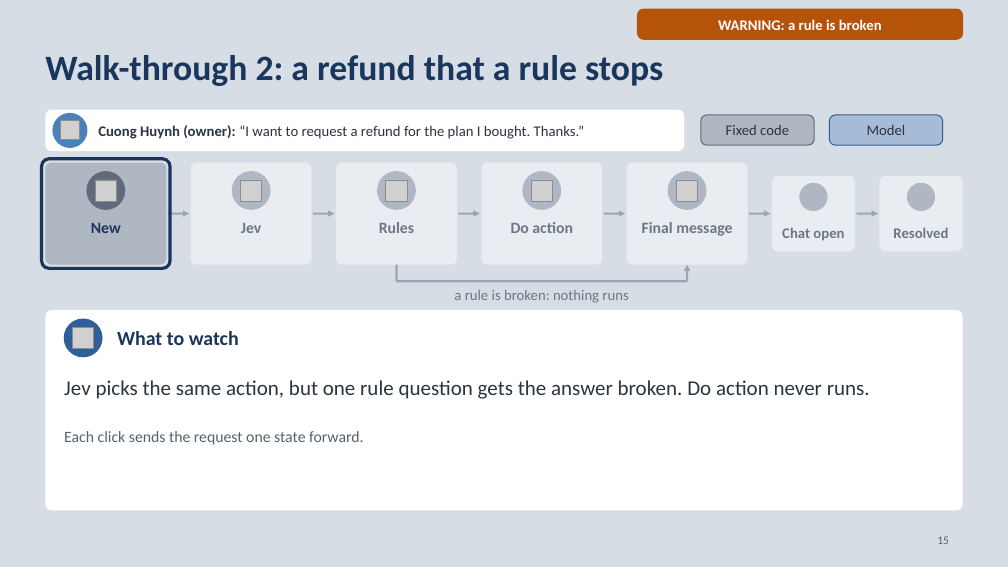
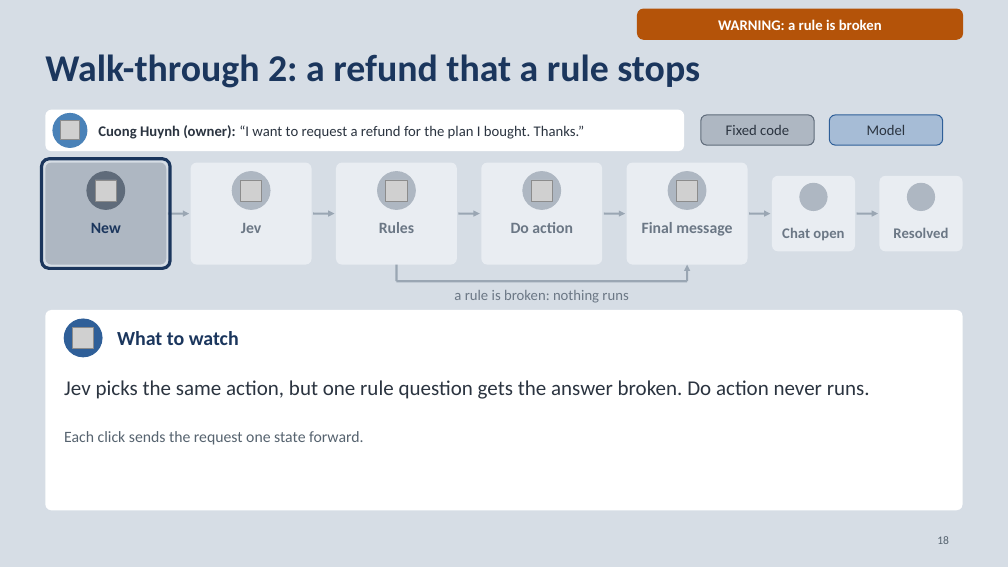
Before and after one commit to neilonthesky/english-presentation, a slide deck: slide 18 of slides/deck.pptx (slide 15 before the commit). Drawn at 1008x567 pixels with LibreOffice and Linux fonts; fonts in the diff are those of the drawing; grey boxes stand for pictures; background and template pictures are left out. Boxes give left, top, right and bottom in pixels: in the first picture for what was removed or moved away, otherwise in the second. Text is boxed around its words. In the diff, an @@ line names an element or a change of style, - is before the commit and + after.

```diff
--- a/slides/deck.pptx
+++ b/slides/deck.pptx
@@ text "Walk-through 2: a refund that ..." at (45, 54, 700, 88): size 34 to 36 pt @@
@@ page number at (937, 536, 949, 544): text changed @@
-15
+18
```
Also in this commit, not shown: 25 other slides changed, 6 slides added, 3 slides removed, 8 other files.
